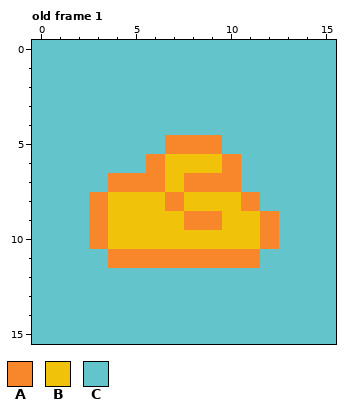
One commit to this pixel-art file: Project Games/Project Mini Farm Simulator/Aseprite/Buff_Icons.aseprite. The first picture shows the starting point.
16x16 pixels, 4 frames. Shown: old frame 1.
Palette (. is transparent): A #f7872a  B #f0c209  C #63c4cc
The result:
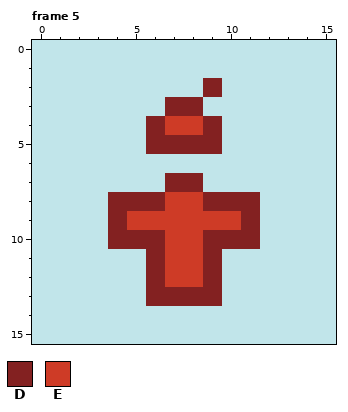
Colours new in this view: D #832121  E #ce3b26
A new or re-ordered frame is compared with the old frame closest to it.
What changed:
frames 4 -> 5
colour C: #63c4cc -> #c1e5ea
Frame 5 is new; against old frame 1, layer "icon image":
y 2: x 9 C -> D
y 3: x 7..8 CC -> DD
y 4: x 6..9 CCCC -> DEED
y 5: x 6..9 CAAA -> DDDD
y 6: x 6..10 ABBBA -> CCCCC
y 7: x 4..10 AAABAAA -> CCCDDCC
y 8: x 3..11 ABBBABBBA -> CDDDEEDDD
y 9: x 3..12 ABBBBAABBA -> CDEEEEEEDC
y 10: x 3..12 ABBBBBBBBA -> CDDDEEDDDC
y 11: x 4..11 AAAAAAAA -> CCDEEDCC
y 12: x 6..9 CCCC -> DEED
y 13: x 6..9 CCCC -> DDDD
